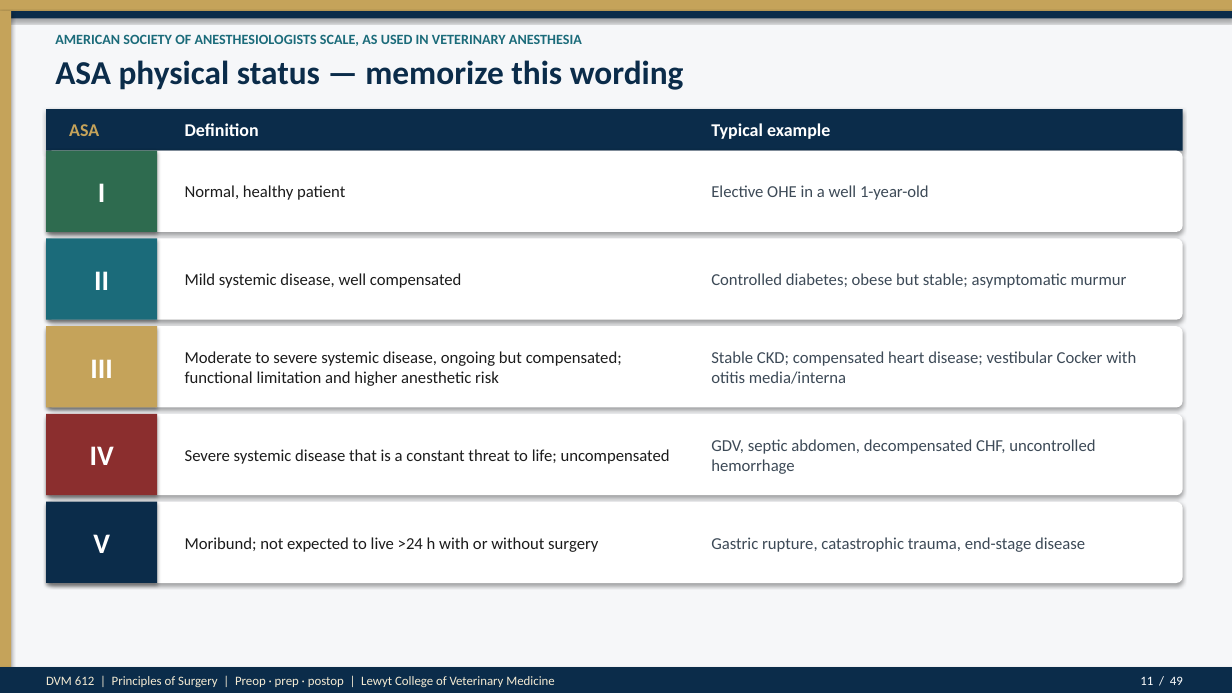
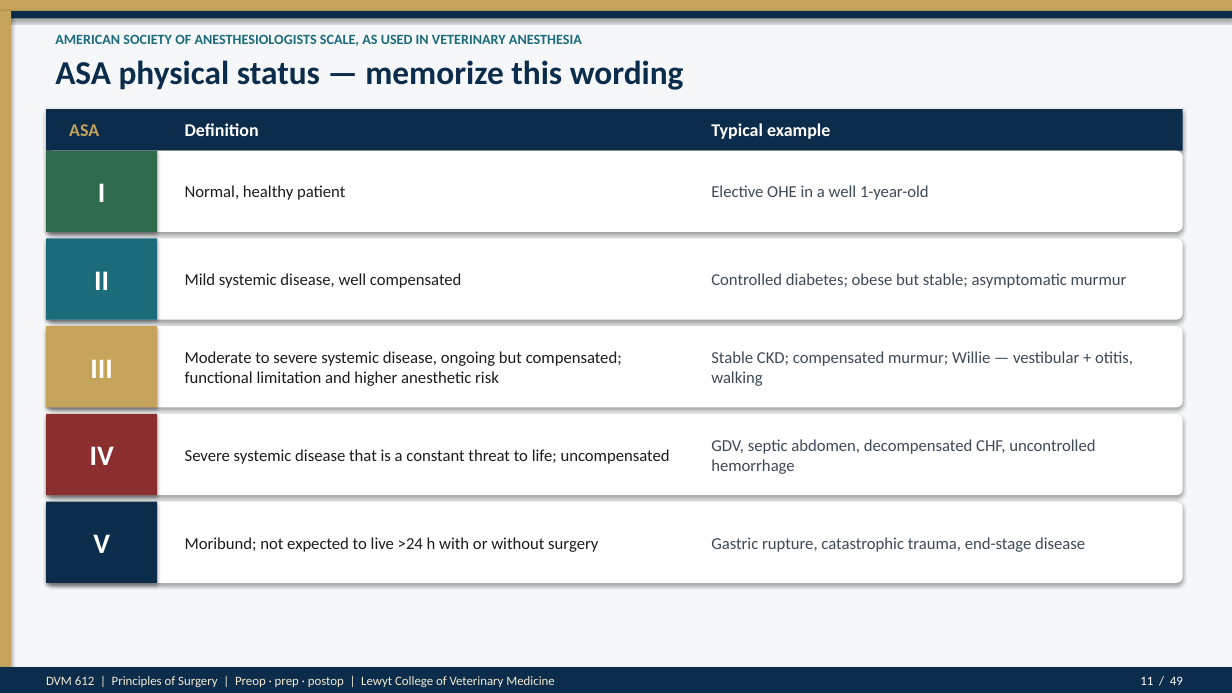
Before and after one commit to drkimvet/happycare, a slide deck: slide 11 of lectures/DVM-612_Week4_Preop_PatientPrep_Postop.pptx. Drawn at 1232x693 pixels with LibreOffice and Linux fonts; fonts in the diff are those of the drawing. Boxes give left, top, right and bottom in pixels: in the first picture for what was removed or moved away, otherwise in the second. Text is boxed around its words. In the diff, an @@ line names an element or a change of style, - is before the commit and + after.

```diff
--- a/lectures/DVM-612_Week4_Preop_PatientPrep_Postop.pptx
+++ b/lectures/DVM-612_Week4_Preop_PatientPrep_Postop.pptx
@@ text at (x1=711, y1=351, x2=1133, y2=386): text changed @@
-Stable CKD; compensated heart disease; vestibular Cocker with otitis media/interna
+Stable CKD; compensated murmur; Willie — vestibular + otitis, walking
```
Also in this commit, not shown: 8 other slides changed, 1 slide added, 1 slide removed, 2 other files.
